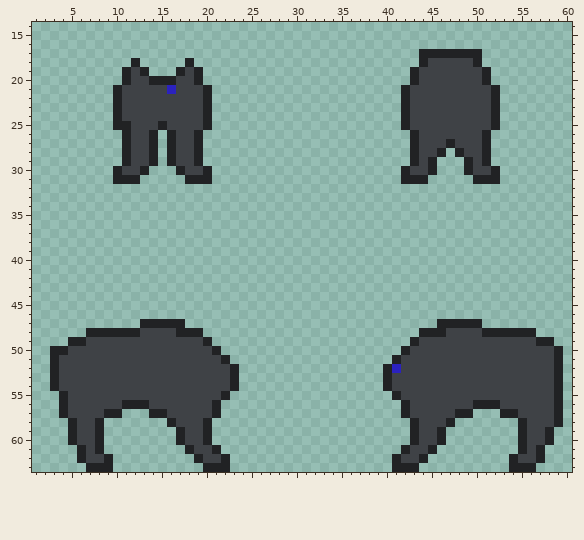
One commit to this pixel-art sprite: Resources/Textures/_DV/Clothing/OuterClothing/Hardsuits/Combat/k9_riot.rsi/equipped-OUTERCLOTHING.png. The picture above is the old version.
The file is 64x64 pixels. Colours within 5 levels of each other are drawn and written as one. Shown: x 1..60, y 14..63.
The result:
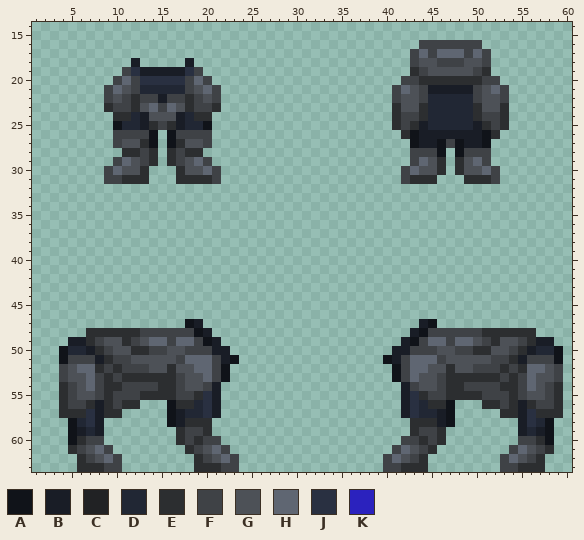
Palette (. is transparent): A #101319  B #191d26  C #212224  D #212734  E #2c2e30  F #3f4246  G #4d5157  H #5f6672  J #293041  K #2b22be
From old to new:
Changed rows in their new state; - is an unchanged pixel.
first column x 9:
16 -----------------------------------FFFFFFF---
17 ----------------------------------FHFHHHFHF--
18 ---B-----B------------------------FGG---GGF--
19 --FJBBBBBJF-----------------------E-GGGGG-E--
20 -FH-JJJJJ-HF---------------------FFEEEEEEEFF-
21 FHG-DDDDD-GHF-------------------FHG-BBBBB-GHF
22 FG-E--B--E-GF-------------------FGG-DDDDD-GGF
23 EF-EGH-HGE-FE-------------------EGGEDDDDDEGGE
24 -EEDBGGGBDEE--------------------EF-EDDDDDE-FE
25 -ADDBEFEBDDA--------------------EFEBDDDDDBEFE
26 -FF--A-A--FF---------------------EABBBBBBBAE-
27 -FGGEA-AEGGF----------------------ABBAFABBA--
28 --EE-E-E-EE-----------------------F--A-A--F--
29 -FHG-E-E-GHF----------------------FHGE-EGHF--
30 FHGGE---EGGHF--------------------FHGGE-EGGHF-
31 FFEEE---EEEEF--------------------FEEE---EEEF-
first column x 3:
47 ----------.....AB------------------------BA.....---------
48 ----EEEEEE----FFAB----------------------BAFF----EEEEEE---
49 --BBE-GGE-GHH-HH-AB--------------------BA-HH-HHG-EGG-EBB-
50 .ADDBE-GGEE--GG---BB------------------BB---GG--EEGG-EBDDA
51 .A---BE--GGGGG-HHH-BA----------------AB-HHH-GGGGG--EB---A
52 .-GHHE-E---GGEGGHH-A.----------------.A-HHGGEGG---E-EHHGF
53 .-GGH-E-EEEEEE-GGH-A.----------------.A-HGG-EEEEEE-E-HGGF
54 .E-GH-EE----EE-GG-B..----------------..B-GG-EE----EE-HG-E
55 -E-GG-E---EEEE--EJB.------------------.BJE--EEEE---E-GG-E
56 -E--EBE-EE...AEEDJB--------------------BJDEEA...EE-EBE--E
57 -EEEJBEE---..ABDDJB--------------------BJDDBA..---EEBJEEE
58 --ADJB-------ABEEE----------------------EEEBA-------BJDA.
59 --ABDB--------E--E----------------------E--E--------BDBA-
60 --AE-F--------E-EFF--------------------FFE-E--------F-EA-
61 --EFGHF--------E-GHF------------------FHG-E--------FHGFE-
62 ---E-GHF--------E-GHF----------------FHG-E--------FHG-E--
63 ---EEEFF--------EEEFF----------------FFEEE--------FFEEE--
Changed places in both pictures, as pixel boxes (x1, y1, x2, y2):
changed: (392, 40, 509, 184)
changed: (104, 58, 221, 184)
changed: (50, 319, 239, 472)
changed: (383, 319, 563, 472)
